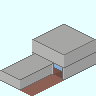
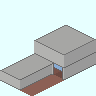
Layer changes from the first 96px x 96px image to the second:
painted on "Subway_Station_Gateway_Hs.png" over box(32, 24, 66, 54)
